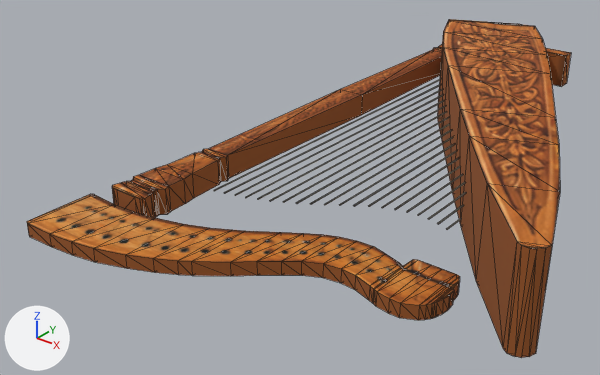
The glTF model public/game-assets/Item/Instrument_Harp.glb as it was, and as the next commit left it.
Rendered twice from a camera (50 mm lens) standing at (1.259, -2.48, 0.798) and looking at (0.134, -1.074, -0.073). The lights are fixed; the arrows at lower left show +X, +Y and +Z. The picture after the commit comes second. Mesh edges are drawn as thin lines. Where no turn or scale is listed for an object, it has been applied to the vertices. Vertices at exactly the same position are counted once.

Script lines for the objects in view, before the commit:
```python
me_mesh_1 = bpy.data.meshes.new('mesh_1')
me_mesh_1.from_pydata(...)  # 428 vertices, 760 faces; spans x -0.08..0.84, y -1.68..0.01, z -0.11..0.11
me_mesh_1.materials.append(mat_material_0)
ob_node_0 = bpy.data.objects.new('node_0', me_mesh_1)
ob_node_0.location = (0.0, 0.0, 0.0)
```
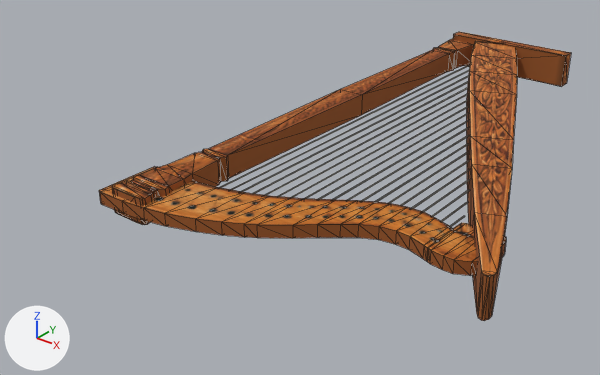
Where the change shows, as pixel boxes [x1, y1, x2, y2] in the pictures (600 x 375 px; the box of a moved part takes in the faces that stretch with it):
'node_0', reshaped (13% narrower, 15% shorter)
    before: [27, 19, 571, 358]
    after: [99, 32, 571, 321]
part 1 of me_mesh_1, moved or reshaped
    before: [438, 19, 560, 358]
    after: [466, 41, 517, 321]
part 2 of me_mesh_1, moved or reshaped
    before: [27, 194, 460, 320]
    after: [99, 166, 506, 276]
part 3 of me_mesh_1, moved or reshaped (mostly hidden)
    before: [214, 79, 466, 230]
    after: [220, 65, 470, 227]

Diff of the bpy script that builds the scene:
```diff
--- a/public/game-assets/Item/Instrument_Harp.glb.py
+++ b/public/game-assets/Item/Instrument_Harp.glb.py
@@ me_mesh_1 @@
 # used by ob_node_0; location = (0.0, 0.0, 0.0)
-me_mesh_1.from_pydata(...)  # 428 vertices, 760 faces; spans x -0.08..0.84, y -1.68..0.01, z -0.11..0.11
+me_mesh_1.from_pydata(...)  # 428 vertices, 760 faces; spans x -0.08..0.76, y -1.5..0.01, z -0.05..0.05
+# me_mesh_1 part 1: the loose piece of 48 vertices spanning x -0.04..0.84, y -1.31..0.01, z -0.11..0.11 is multiplied about its middle by the matrix ((0.551, -0.194, 0.0), (-0.194, 0.916, 0.0), (0.0, 0.0, 0.409))
+# me_mesh_1 part 2: the loose piece of 116 vertices spanning x -0.08..0.71, y -1.68..-1.32, z -0.01..0.01 is moved by (0.0, 0.18, 0.0)
+# me_mesh_1 part 3: all 80 vertices in x 0.09..0.58, y -1.1..-0.02, z 0.0 are scaled about their middle by (1, 1.02, 1), then moved by (0.0, 0.02, 0.0)
 me_mesh_1.materials.append(mat_material_0)
```
